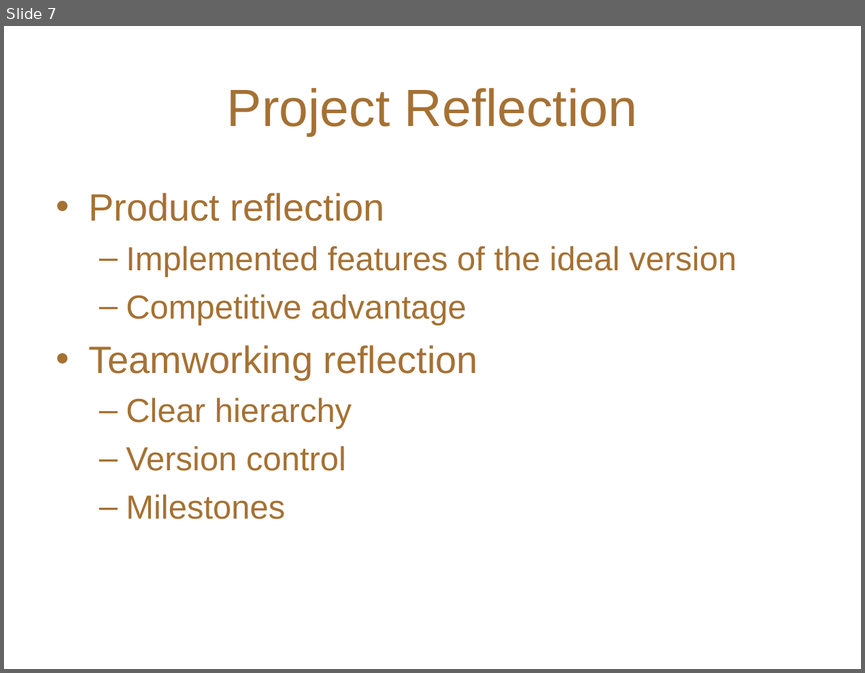
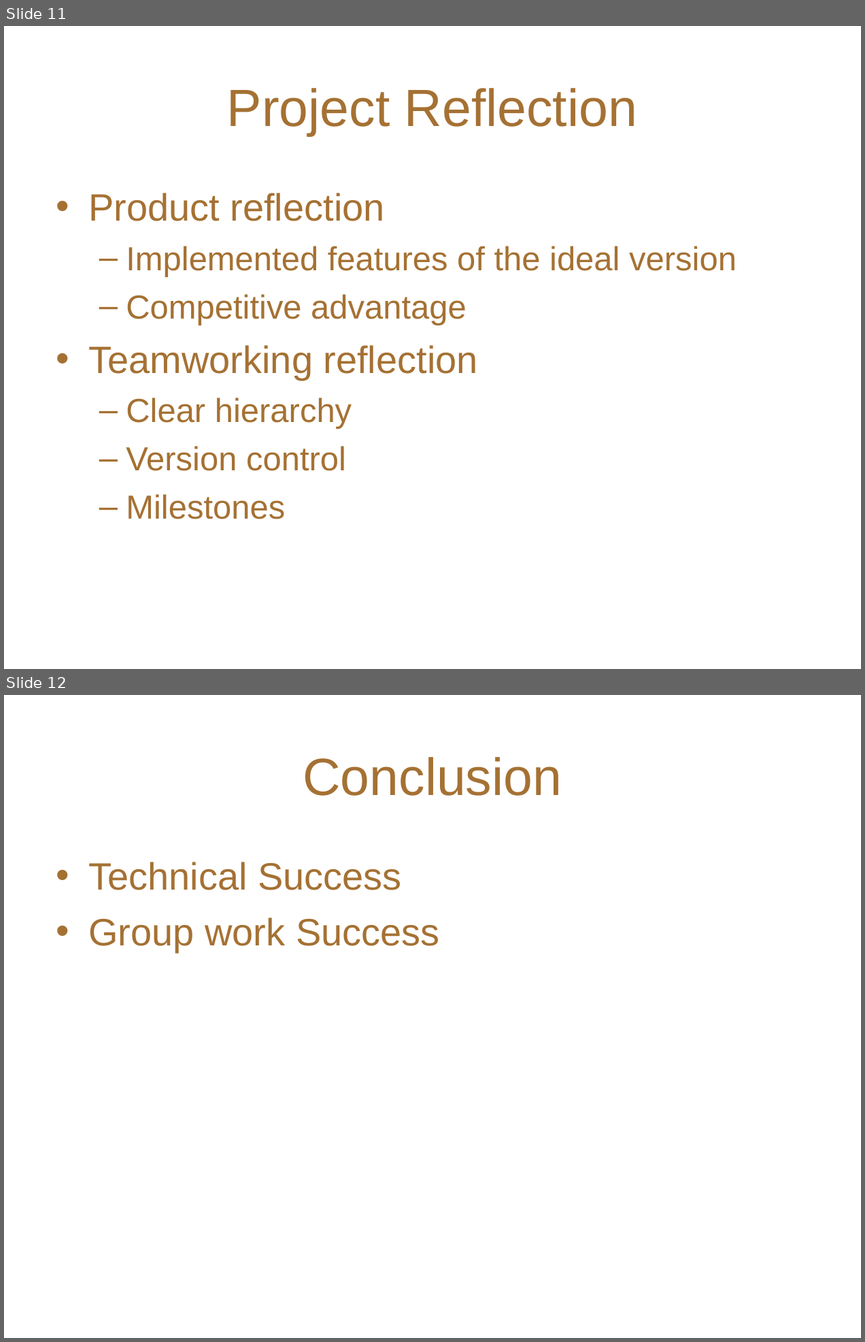
Before and after one commit to NabeelaMSIT/digichef, a slide deck: digichef/presentation/pres.ppt. Shown one above the other, each under a label of ours: slide 7 before the commit, slides 11 and 12 after it. The pictures are 865x673 and 865x1342 pixels, drawn with LibreOffice and Linux fonts; fonts in the diff are those of the drawing; background and template pictures are left out. Boxes give left, top, right and bottom in pixels: in the first picture for what was removed or moved away, otherwise in the second. Text is boxed around its words. In the diff, an @@ line names an element or a change of style, - is before the commit and + after.

```diff
--- a/digichef/presentation/pres.ppt
+++ b/digichef/presentation/pres.ppt
@@ slide 12 added at (x1=4, y1=695, x2=861, y2=1338), background picture (left out) @@
@@ title added at (x1=303, y1=757, x2=562, y2=796), 44 pt, text #A57133 @@
+Conclusion
@@ text added at (x1=88, y1=862, x2=440, y2=952), 32 pt, text #A57133 @@
+• Technical Success
+• Group work Success
@@ what was slide 7 is now slide 11 @@
```
Also in this commit, not shown: 3 slides changed, 2 other slides added.
